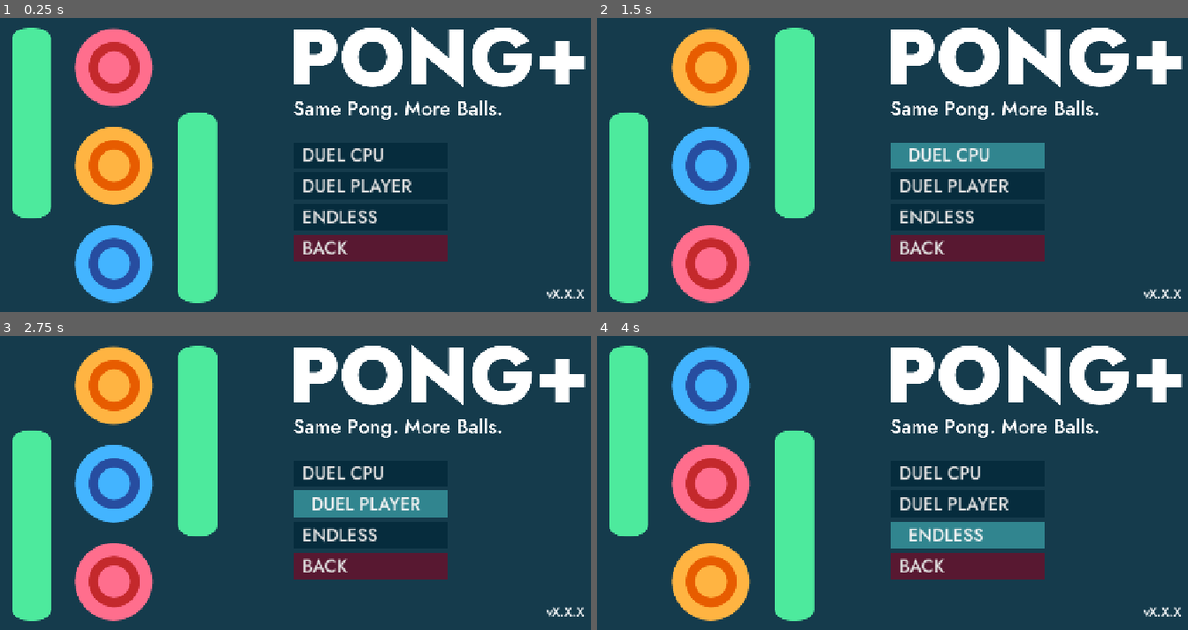
Above: before the commit, frames 1-4 (two rows, left to right).
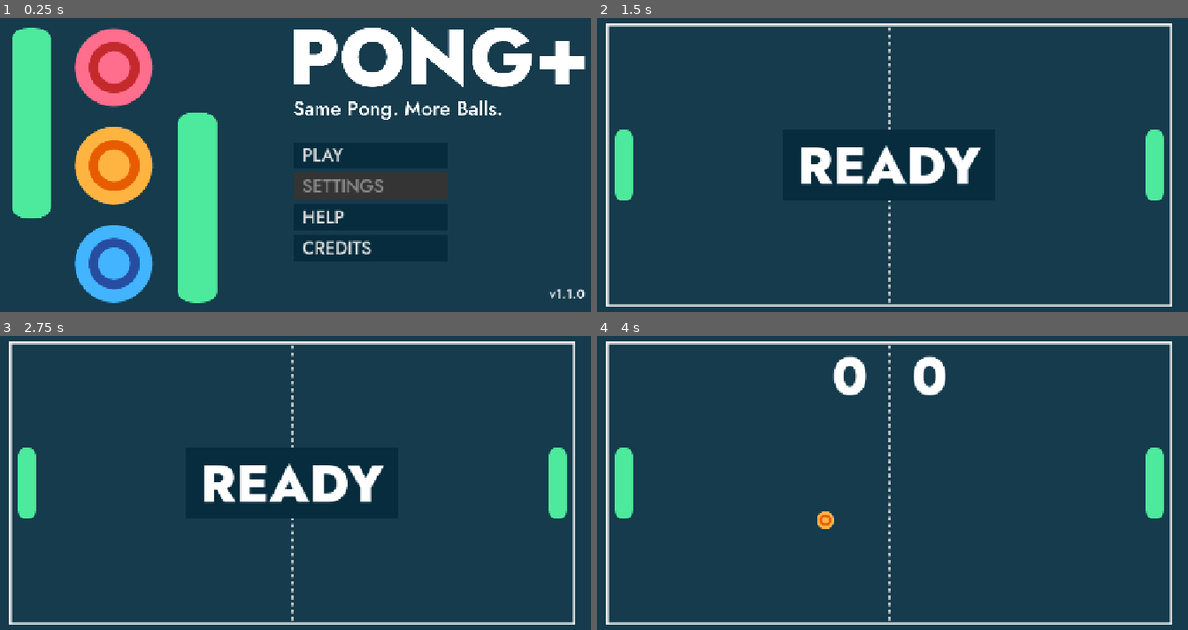
Above: after the commit, the same moments.

Repository: cf-Le3/pong-plus
Game: Godot game, scene res://general/main/main.tscn
Same seed, same stepped clock (60 frames per second), same inputs: the game is played once before the commit and once after it.
Inputs (mouse positions are in pixels of both pictures, inside the frame that each line leads up to):
- Up to frame 1 (0.25 s): no input
- Up to frame 2 (1.5 s): click (969, 156) at 0.5 s, where only the run before the commit has a clickable "DUEL CPU"; click (969, 156) at 1.25 s, where only the run after the commit has a clickable "VS CPU"
- Up to frame 3 (2.75 s): click (372, 503) at 2 s, where only the run before the commit has a clickable "DUEL PLAYER"
- Up to frame 4 (4 s): click (969, 565) at 2.75 s, where only the run before the commit has a clickable "BACK"; click (969, 535) at 3.5 s, where only the run before the commit has a clickable "ENDLESS"

The runs differ from the first frame. In frame 1, 5.6% of the frame differs, in the area x 49-100%, y 44-96%; in frame 2, 33%; in frame 3, 33%, in the area x 1-100%, y 1-99%; in frame 4, 32%.

Commit message:
Re-implement title menu logic
Removed components of the old menu and re-implemented title menu logic with the new UI components.

Diff:
--- a/Pong Plus/general/main/main.gd
+++ b/Pong Plus/general/main/main.gd
@@ -5,7 +5,7 @@
 var game: Game
 var help: Help
 var credits: Credits
-var version := "v1.0.0"
+var version := "v1.1.0"
 
 func _ready() -> void:
 	$Title.set_version(version)
@@ -51,5 +51,3 @@
 func enable_title(status: bool) -> void:
 	$Title.visible = status
 	$Title.set_process_input(status)
-	if status == true:
-		$Title.delay_input()
--- a/Pong Plus/menus/title/title.gd
+++ b/Pong Plus/menus/title/title.gd
@@ -3,18 +3,50 @@
 signal new_game_multiplayer
 signal view_help
 signal view_credits
+enum ActiveMenu {
+	TITLE,
+	PLAY
+}
+var _active_menu := ActiveMenu.TITLE
 
-func _ready() -> void:
-	delay_input()
+func _input(event: InputEvent) -> void:
+	if get_viewport().gui_get_focus_owner() == null:
+		# Ensures that the top-most button is the one that is focused on
+		# regardless of which key was first pressed.
+		if event.is_action_pressed("ui_up"):
+			if _active_menu == ActiveMenu.TITLE:
+				$%SettingsButton.grab_focus()
+			elif _active_menu == ActiveMenu.PLAY:
+				$%VsPlayerButton.grab_focus()
+		elif event.is_action_pressed("ui_down"):
+			if _active_menu == ActiveMenu.TITLE:
+				$%CreditsButton.grab_focus()
+			elif _active_menu == ActiveMenu.PLAY:
+				$%BackButton.grab_focus()
 
-func _on_wait_timer_timeout() -> void:
-	$SinglePlayerButton.grab_focus()
+func _on_play_button_pressed() -> void:
+	if _active_menu == ActiveMenu.TITLE:
+		$%VBoxTitleButtons.visible = false
+		$%VBoxPlayButtons.visible = true
+		_active_menu = ActiveMenu.PLAY
 
-func _on_single_player_button_pressed() -> void:
+func _on_back_button_pressed() -> void:
+	if _active_menu == ActiveMenu.PLAY:
+		$%VBoxTitleButtons.visible = true
+		$%VBoxPlayButtons.visible = false
+		_active_menu = ActiveMenu.TITLE
+
+func _on_vs_cpu_button_pressed() -> void:
 	new_game_singleplayer.emit()
 
-func _on_multi_player_button_pressed() -> void:
+func _on_vs_player_button_pressed() -> void:
 	new_game_multiplayer.emit()
+
+func _on_endless_button_pressed() -> void:
+	pass # Replace with function body.
+
+func _on_settings_button_pressed() -> void:
+	pass # Replace with function body.
 
 func _on_help_button_pressed() -> void:
 	view_help.emit()
@@ -22,8 +54,5 @@
 func _on_credits_button_pressed() -> void:
 	view_credits.emit()
 
-func delay_input() -> void:
-	$WaitTimer.start()
-
 func set_version(version: String) -> void:
-	$VersionLabel.text = version
+	$%VersionLabel.text = version
--- a/Pong Plus/menus/title/title.tscn
+++ b/Pong Plus/menus/title/title.tscn
@@ -1,6 +1,5 @@
-[gd_scene load_steps=19 format=3 uid="uid://bdol5wggxteul"]
+[gd_scene load_steps=13 format=3 uid="uid://bdol5wggxteul"]
 
-[ext_resource type="FontFile" uid="uid://t6tpeuhov8xb" path="res://general/fonts/Jost-800-Heavy.ttf" id="1_7u21k"]
 [ext_resource type="Script" uid="uid://b21cslq6fnt4f" path="res://menus/title/title.gd" id="1_vnel8"]
 [ext_resource type="FontFile" uid="uid://3bakknuabxrn" path="res://general/fonts/Jost-500-Medium.ttf" id="2_avlu2"]
 [ext_resource type="Texture2D" uid="uid://ciofokgwxst8x" path="res://menus/title/title.png" id="4_7edc8"]
@@ -12,21 +11,6 @@
 [ext_resource type="Texture2D" uid="uid://bq4rthu7cphct" path="res://menus/title/logo_anim/frame_4.png" id="8_jeybk"]
 [ext_resource type="Texture2D" uid="uid://di045xhk8xhov" path="res://menus/title/logo_anim/frame_5.png" id="9_nx5hg"]
 [ext_resource type="Texture2D" uid="uid://i0aghpjcl2no" path="res://menus/title/logo_anim/frame_6.png" id="10_0l4sv"]
-
-[sub_resource type="StyleBoxFlat" id="StyleBoxFlat_nhcvy"]
-bg_color = Color(0.1904, 0.52304, 0.56, 1)
-
-[sub_resource type="StyleBoxFlat" id="StyleBoxFlat_tujvl"]
-bg_color = Color(0.192157, 0.521569, 0.560784, 1)
-
-[sub_resource type="StyleBoxFlat" id="StyleBoxFlat_nbddu"]
-bg_color = Color(0.192157, 0.521569, 0.560784, 1)
-
-[sub_resource type="StyleBoxFlat" id="StyleBoxFlat_khm8l"]
-bg_color = Color(0.192157, 0.521569, 0.560784, 1)
-
-[sub_resource type="StyleBoxFlat" id="StyleBoxFlat_7vsni"]
-bg_color = Color(0.0235294, 0.172549, 0.239216, 1)
 
 [sub_resource type="AnimatedTexture" id="AnimatedTexture_4mel8"]
 frames = 6
@@ -45,105 +29,6 @@
 
 [node name="Title" type="CanvasLayer"]
 script = ExtResource("1_vnel8")
-
-[node name="TitleLabel" type="Label" parent="."]
-visible = false
-offset_right = 728.0
-offset_bottom = 278.0
-grow_horizontal = 2
-theme_override_fonts/font = ExtResource("1_7u21k")
-theme_override_font_sizes/font_size = 192
-text = "PONG+"
-horizontal_alignment = 1
-
-[node name="TaglineLabel" type="Label" parent="."]
-visible = false
-offset_top = 104.0
-offset_right = 728.0
-offset_bottom = 174.0
-theme_override_fonts/font = ExtResource("2_avlu2")
-theme_override_font_sizes/font_size = 48
-text = "Same Pong. More balls."
-horizontal_alignment = 1
-
-[node name="SinglePlayerButton" type="Button" parent="."]
-visible = false
-offset_right = 728.0
-offset_bottom = 278.0
-focus_neighbor_top = NodePath("../CreditsButton")
-focus_neighbor_bottom = NodePath("../MultiPlayerButton")
-theme_override_fonts/font = ExtResource("2_avlu2")
-theme_override_font_sizes/font_size = 40
-theme_override_styles/focus = SubResource("StyleBoxFlat_nhcvy")
-theme_override_styles/hover_pressed = SubResource("StyleBoxFlat_tujvl")
-theme_override_styles/hover = SubResource("StyleBoxFlat_nbddu")
-theme_override_styles/pressed = SubResource("StyleBoxFlat_khm8l")
-theme_override_styles/normal = SubResource("StyleBoxFlat_7vsni")
-text = "1 PLAYER"
-icon_alignment = 1
-
-[node name="MultiPlayerButton" type="Button" parent="."]
-visible = false
-offset_right = 728.0
-offset_bottom = 278.0
-focus_neighbor_top = NodePath("../SinglePlayerButton")
-focus_neighbor_bottom = NodePath("../HelpButton")
-theme_override_fonts/font = ExtResource("2_avlu2")
-theme_override_font_sizes/font_size = 40
-theme_override_styles/focus = SubResource("StyleBoxFlat_nhcvy")
-theme_override_styles/hover_pressed = SubResource("StyleBoxFlat_tujvl")
-theme_override_styles/hover = SubResource("StyleBoxFlat_nbddu")
-theme_override_styles/pressed = SubResource("StyleBoxFlat_khm8l")
-theme_override_styles/normal = SubResource("StyleBoxFlat_7vsni")
-text = "2 PLAYER"
-icon_alignment = 1
-
-[node name="HelpButton" type="Button" parent="."]
-visible = false
-offset_right = 728.0
-offset_bottom = 278.0
-focus_neighbor_top = NodePath("../MultiPlayerButton")
-focus_neighbor_bottom = NodePath("../CreditsButton")
-theme_override_fonts/font = ExtResource("2_avlu2")
-theme_override_font_sizes/font_size = 40
-theme_override_styles/focus = SubResource("StyleBoxFlat_nhcvy")
-theme_override_styles/hover_pressed = SubResource("StyleBoxFlat_tujvl")
-theme_override_styles/hover = SubResource("StyleBoxFlat_nbddu")
-theme_override_styles/pressed = SubResource("StyleBoxFlat_khm8l")
-theme_override_styles/normal = SubResource("StyleBoxFlat_7vsni")
-text = "HOW TO PLAY"
-icon_alignment = 1
-
-[node name="CreditsButton" type="Button" parent="."]
-visible = false
-offset_right = 728.0
-offset_bottom = 278.0
-focus_neighbor_top = NodePath("../HelpButton")
-focus_neighbor_bottom = NodePath("../SinglePlayerButton")
-theme_override_fonts/font = ExtResource("2_avlu2")
-theme_override_font_sizes/font_size = 40
-theme_override_styles/focus = SubResource("StyleBoxFlat_nhcvy")
-theme_override_styles/hover_pressed = SubResource("StyleBoxFlat_tujvl")
-theme_override_styles/hover = SubResource("StyleBoxFlat_nbddu")
-theme_override_styles/pressed = SubResource("StyleBoxFlat_khm8l")
-theme_override_styles/normal = SubResource("StyleBoxFlat_7vsni")
-text = "CREDITS
-"
-icon_alignment = 1
-
-[node name="VersionLabel" type="Label" parent="."]
-visible = false
-offset_left = 100.0
-offset_top = 390.0
-offset_right = 628.0
-offset_bottom = 437.0
-theme_override_fonts/font = ExtResource("2_avlu2")
-theme_override_font_sizes/font_size = 32
-text = "vX.X"
-
-[node name="WaitTimer" type="Timer" parent="."]
-wait_time = 0.5
-one_shot = true
 
 [node name="MarginContainer" type="MarginContainer" parent="."]
 anchors_preset = 15
@@ -182,82 +67,111 @@
 stretch_mode = 4
 
 [node name="VBoxTitleButtons" type="VBoxContainer" parent="MarginContainer/HBoxContainer/VBoxContainer"]
+unique_name_in_owner = true
+layout_mode = 2
+size_flags_vertical = 3
+theme_override_constants/separation = 8
+
+[node name="PlayButton" type="Button" parent="MarginContainer/HBoxContainer/VBoxContainer/VBoxTitleButtons"]
+unique_name_in_owner = true
+custom_minimum_size = Vector2(280, 0)
+layout_mode = 2
+size_flags_horizontal = 0
+focus_neighbor_top = NodePath("../CreditsButton")
+focus_neighbor_bottom = NodePath("../SettingsButton")
+theme = ExtResource("5_nsibk")
+text = "PLAY"
+alignment = 0
+
+[node name="SettingsButton" type="Button" parent="MarginContainer/HBoxContainer/VBoxContainer/VBoxTitleButtons"]
+unique_name_in_owner = true
+custom_minimum_size = Vector2(280, 0)
+layout_mode = 2
+size_flags_horizontal = 0
+focus_neighbor_top = NodePath("../PlayButton")
+focus_neighbor_bottom = NodePath("../HelpButton")
+theme = ExtResource("5_nsibk")
+disabled = true
+text = "SETTINGS"
+alignment = 0
+
+[node name="HelpButton" type="Button" parent="MarginContainer/HBoxContainer/VBoxContainer/VBoxTitleButtons"]
+unique_name_in_owner = true
+custom_minimum_size = Vector2(280, 0)
+layout_mode = 2
+size_flags_horizontal = 0
+focus_neighbor_top = NodePath("../SettingsButton")
+focus_neighbor_bottom = NodePath("../CreditsButton")
+theme = ExtResource("5_nsibk")
+text = "HELP"
+alignment = 0
+
+[node name="CreditsButton" type="Button" parent="MarginContainer/HBoxContainer/VBoxContainer/VBoxTitleButtons"]
+unique_name_in_owner = true
+custom_minimum_size = Vector2(280, 0)
+layout_mode = 2
+size_flags_horizontal = 0
+focus_neighbor_top = NodePath("../HelpButton")
+focus_neighbor_bottom = NodePath("../PlayButton")
+theme = ExtResource("5_nsibk")
+text = "CREDITS"
+alignment = 0
+
+[node name="VBoxPlayButtons" type="VBoxContainer" parent="MarginContainer/HBoxContainer/VBoxContainer"]
+unique_name_in_owner = true
 visible = false
 layout_mode = 2
 size_flags_vertical = 3
 theme_override_constants/separation = 8
 
-[node name="PlayButton" type="Button" parent="MarginContainer/HBoxContainer/VBoxContainer/VBoxTitleButtons"]
+[node name="VsCpuButton" type="Button" parent="MarginContainer/HBoxContainer/VBoxContainer/VBoxPlayButtons"]
+unique_name_in_owner = true
 custom_minimum_size = Vector2(280, 0)
 layout_mode = 2
 size_flags_horizontal = 0
+focus_neighbor_top = NodePath("../BackButton")
+focus_neighbor_bottom = NodePath("../VsPlayerButton")
 theme = ExtResource("5_nsibk")
-text = "PLAY"
+text = "VS CPU"
 alignment = 0
 
-[node name="SettingsButton" type="Button" parent="MarginContainer/HBoxContainer/VBoxContainer/VBoxTitleButtons"]
+[node name="VsPlayerButton" type="Button" parent="MarginContainer/HBoxContainer/VBoxContainer/VBoxPlayButtons"]
+unique_name_in_owner = true
 custom_minimum_size = Vector2(280, 0)
 layout_mode = 2
 size_flags_horizontal = 0
+focus_neighbor_top = NodePath("../VsCpuButton")
+focus_neighbor_bottom = NodePath("../EndlessButton")
 theme = ExtResource("5_nsibk")
-text = "SETTINGS"
+text = "VS PLAYER"
 alignment = 0
 
-[node name="HelpButton" type="Button" parent="MarginContainer/HBoxContainer/VBoxContainer/VBoxTitleButtons"]
+[node name="EndlessButton" type="Button" parent="MarginContainer/HBoxContainer/VBoxContainer/VBoxPlayButtons"]
+unique_name_in_owner = true
 custom_minimum_size = Vector2(280, 0)
 layout_mode = 2
 size_flags_horizontal = 0
+focus_neighbor_top = NodePath("../VsPlayerButton")
+focus_neighbor_bottom = NodePath("../BackButton")
 theme = ExtResource("5_nsibk")
-text = "HELP"
+disabled = true
+text = "???"
 alignment = 0
 
-[node name="CreditsButton" type="Button" parent="MarginContainer/HBoxContainer/VBoxContainer/VBoxTitleButtons"]
+[node name="BackButton" type="Button" parent="MarginContainer/HBoxContainer/VBoxContainer/VBoxPlayButtons"]
+unique_name_in_owner = true
 custom_minimum_size = Vector2(280, 0)
 layout_mode = 2
 size_flags_horizontal = 0
-theme = ExtResource("5_nsibk")
-text = "CREDITS"
-alignment = 0
-
-[node name="VBoxPlayButtons" type="VBoxContainer" parent="MarginContainer/HBoxContainer/VBoxContainer"]
-layout_mode = 2
-size_flags_vertical = 3
-theme_override_constants/separation = 8
-
-[node name="DuelCpuButton" type="Button" parent="MarginContainer/HBoxContainer/VBoxContainer/VBoxPlayButtons"]
-custom_minimum_size = Vector2(280, 0)
-layout_mode = 2
-size_flags_horizontal = 0
-theme = ExtResource("5_nsibk")
-text = "DUEL CPU"
-alignment = 0
-
-[node name="DuelPlayerButton" type="Button" parent="MarginContainer/HBoxContainer/VBoxContainer/VBoxPlayButtons"]
-custom_minimum_size = Vector2(280, 0)
-layout_mode = 2
-size_flags_horizontal = 0
-theme = ExtResource("5_nsibk")
-text = "DUEL PLAYER"
-alignment = 0
-
-[node name="EndlessButton" type="Button" parent="MarginContainer/HBoxContainer/VBoxContainer/VBoxPlayButtons"]
-custom_minimum_size = Vector2(280, 0)
-layout_mode = 2
-size_flags_horizontal = 0
-theme = ExtResource("5_nsibk")
-text = "ENDLESS"
-alignment = 0
-
-[node name="BackButton" type="Button" parent="MarginContainer/HBoxContainer/VBoxContainer/VBoxPlayButtons"]
-custom_minimum_size = Vector2(280, 0)
-layout_mode = 2
-size_flags_horizontal = 0
+focus_neighbor_top = NodePath("../EndlessButton")
+focus_neighbor_bottom = NodePath("../VsCpuButton")
 theme = ExtResource("7_nsibk")
 text = "BACK
 "
 alignment = 0
 
 [node name="VersionLabel" type="Label" parent="MarginContainer/HBoxContainer/VBoxContainer"]
+unique_name_in_owner = true
 layout_mode = 2
 size_flags_vertical = 10
 theme_override_fonts/font = ExtResource("2_avlu2")
@@ -265,8 +179,11 @@
 text = "vX.X.X"
 horizontal_alignment = 2
 
-[connection signal="pressed" from="SinglePlayerButton" to="." method="_on_single_player_button_pressed"]
-[connection signal="pressed" from="MultiPlayerButton" to="." method="_on_multi_player_button_pressed"]
-[connection signal="pressed" from="HelpButton" to="." method="_on_help_button_pressed"]
-[connection signal="pressed" from="CreditsButton" to="." method="_on_credits_button_pressed"]
-[connection signal="timeout" from="WaitTimer" to="." method="_on_wait_timer_timeout"]
+[connection signal="pressed" from="MarginContainer/HBoxContainer/VBoxContainer/VBoxTitleButtons/PlayButton" to="." method="_on_play_button_pressed"]
+[connection signal="pressed" from="MarginContainer/HBoxContainer/VBoxContainer/VBoxTitleButtons/SettingsButton" to="." method="_on_settings_button_pressed"]
+[connection signal="pressed" from="MarginContainer/HBoxContainer/VBoxContainer/VBoxTitleButtons/HelpButton" to="." method="_on_help_button_pressed"]
+[connection signal="pressed" from="MarginContainer/HBoxContainer/VBoxContainer/VBoxTitleButtons/CreditsButton" to="." method="_on_credits_button_pressed"]
+[connection signal="pressed" from="MarginContainer/HBoxContainer/VBoxContainer/VBoxPlayButtons/VsCpuButton" to="." method="_on_vs_cpu_button_pressed"]
+[connection signal="pressed" from="MarginContainer/HBoxContainer/VBoxContainer/VBoxPlayButtons/VsPlayerButton" to="." method="_on_vs_player_button_pressed"]
+[connection signal="pressed" from="MarginContainer/HBoxContainer/VBoxContainer/VBoxPlayButtons/EndlessButton" to="." method="_on_endless_button_pressed"]
+[connection signal="pressed" from="MarginContainer/HBoxContainer/VBoxContainer/VBoxPlayButtons/BackButton" to="." method="_on_back_button_pressed"]
